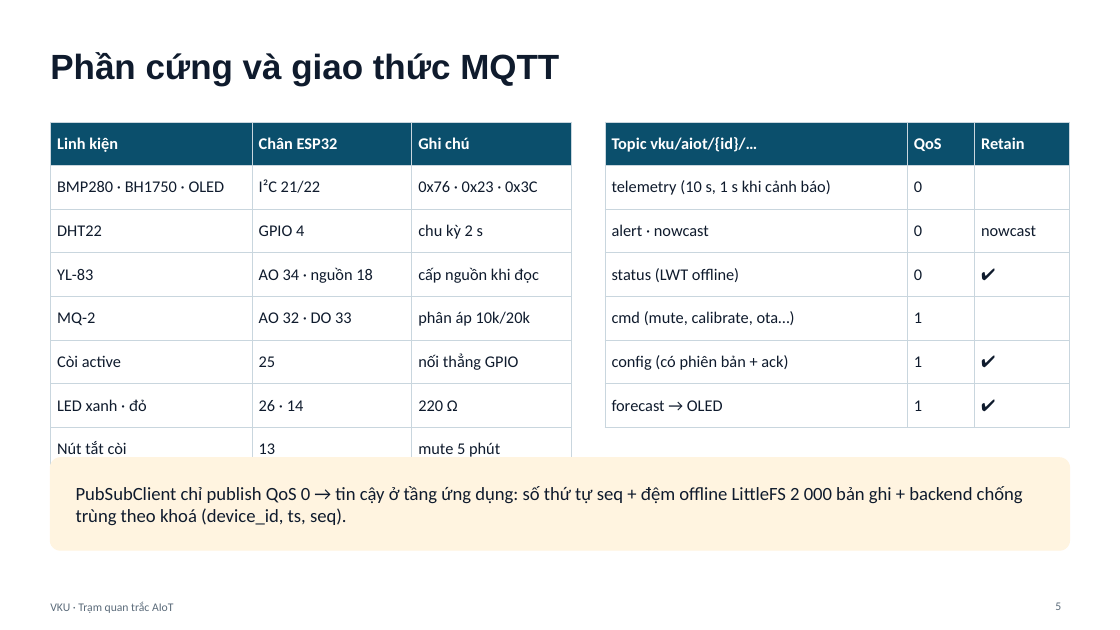
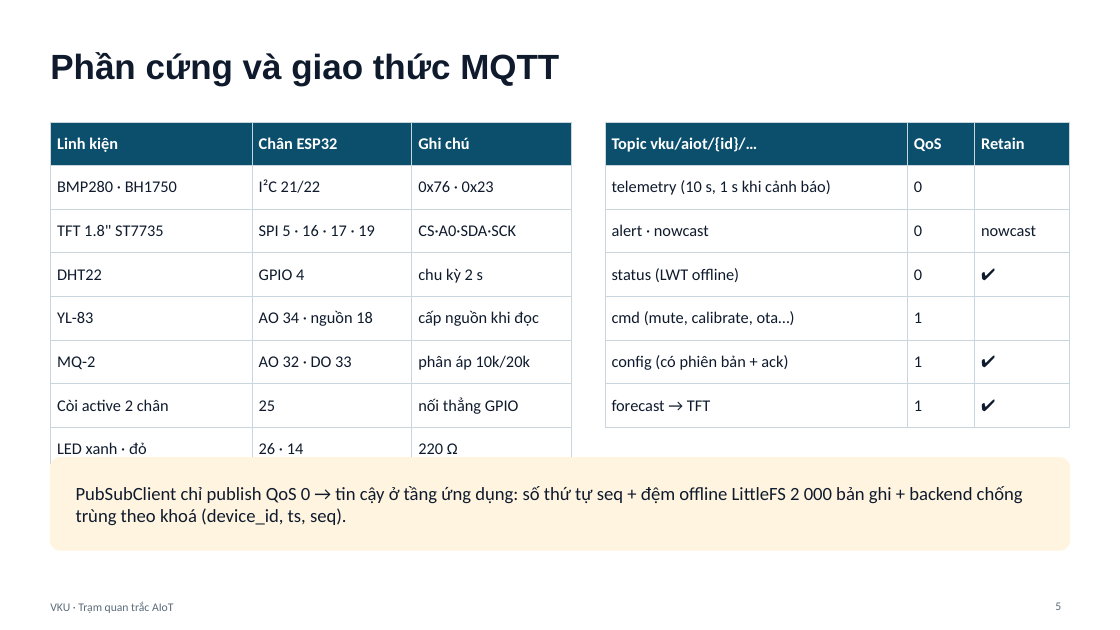
Before and after one commit to danhle396/pythonnhung, a slide deck: slide 5 of docs/report/slides_bao_ve.pptx. Drawn at 1120x630 pixels with LibreOffice and Linux fonts; fonts in the diff are those of the drawing. Boxes give left, top, right and bottom in pixels: in the first picture for what was removed or moved away, otherwise in the second. Text is boxed around its words. In the diff, an @@ line names an element or a change of style, - is before the commit and + after.

```diff
--- a/docs/report/slides_bao_ve.pptx
+++ b/docs/report/slides_bao_ve.pptx
@@ table at bbox=[50, 122, 571, 458] @@
-row 2: BMP280 · BH1750 · OLED | I²C 21/22 | 0x76 · 0x23 · 0x3C
+row 2: BMP280 · BH1750 | I²C 21/22 | 0x76 · 0x23
+row 3: TFT 1.8" ST7735 | SPI 5 · 16 · 17 · 19 | CS·A0·SDA·SCK
-row 7, column 1: Còi active
+row 7, column 1: Còi active 2 chân
-row 8: Nút tắt còi | 13 | mute 5 phút
@@ table at bbox=[605, 122, 1070, 415] @@
-row 7, column 1: forecast → OLED
+row 7, column 1: forecast → TFT
```
Also in this commit, not shown: 4 other slides changed, 47 other files.
